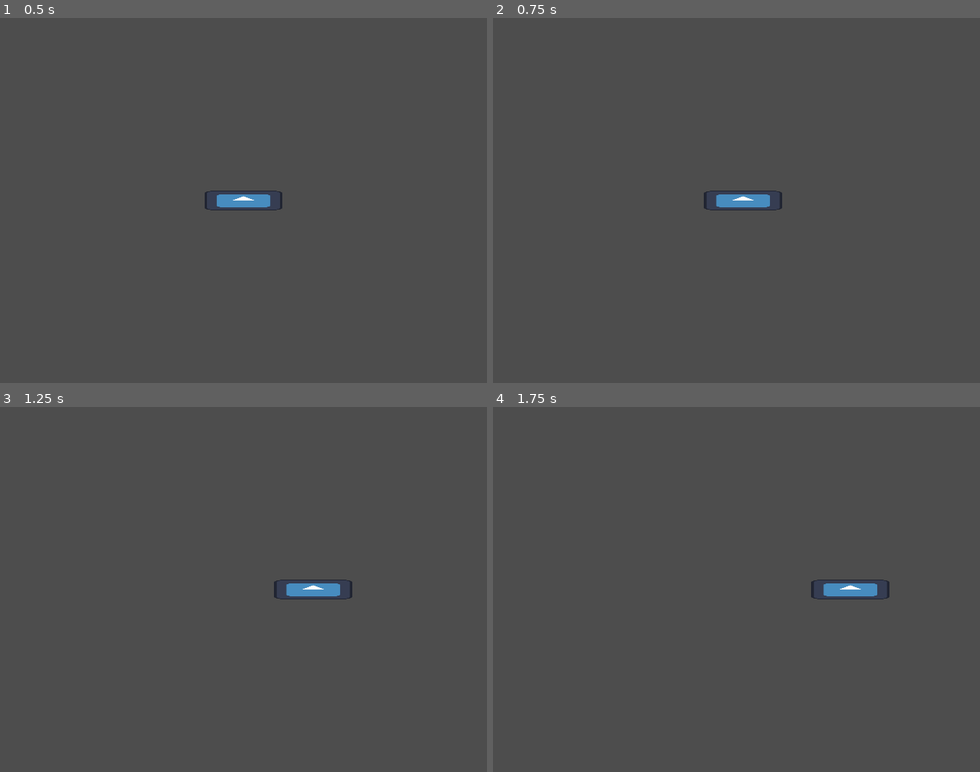
Above: before the commit, frames 1-4 (two rows, left to right).
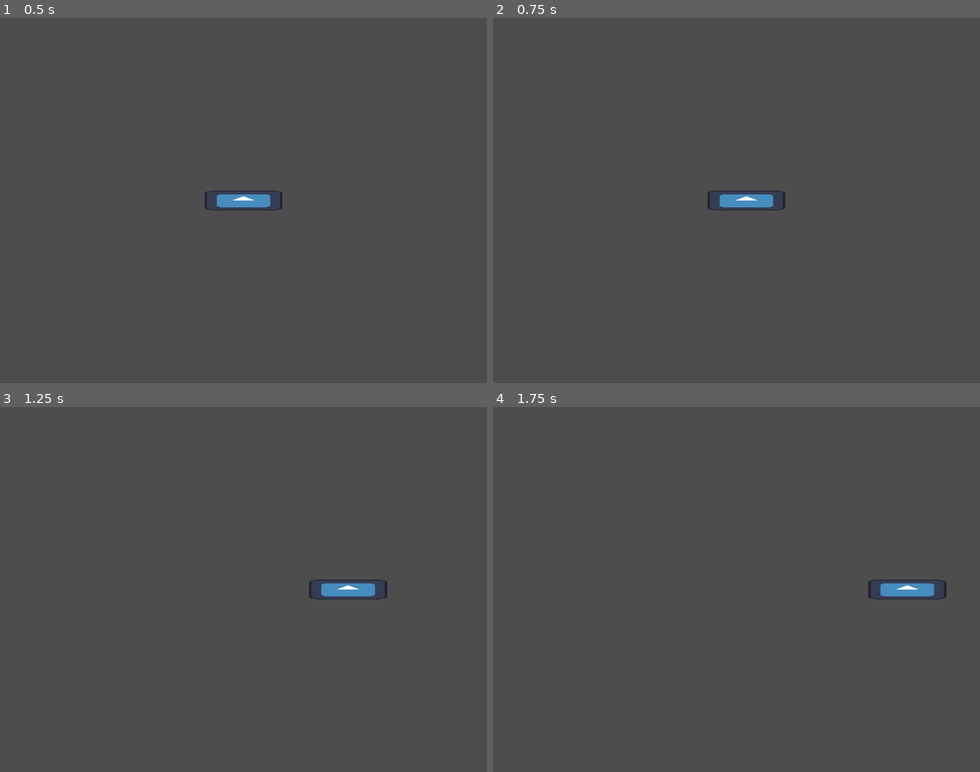
Above: after the commit, the same moments.

Repository: Aperaine/Rigged-Basketball
Game: Godot game, scene res://scenes/game.tscn
Two runs of this game, one before a commit and one after it. Both use one fixed random seed, a clock stepped at 60 frames per second and the inputs below. The engine's default icon, where the game draws it, is replaced by a stand-in: a white triangle on a blue panel in a dark square.
Inputs:
- Up to frame 1 (0.5 s): no input
- Up to frame 2 (0.75 s): tap Enter at 0.5 s; hold Right (moveRight) from 0.53 s (still down)
- Up to frame 3 (1.25 s): keep holding Right (moveRight)
- Up to frame 4 (1.75 s): release Right (moveRight) at 1.28 s; hold Left (moveLeft) from 1.28 s (still down)

Frame 1 is identical in both runs. In frame 2, 0.2% of the frame differs, in the area x 43-60%, y 47-53%; in frame 3, 0.7%; in frame 4, 1.0%, in the area x 65-94%, y 47-53%.

Commit message:
Fixed fps problem

Diff:
--- a/riggedBasketball/project.godot
+++ b/riggedBasketball/project.godot
@@ -13,7 +13,6 @@
 config/name="Rigged Basketball"
 run/main_scene="uid://f02l7av0c05v"
 config/features=PackedStringArray("4.4", "GL Compatibility")
-run/max_fps=60
 config/icon="res://icon.svg"
 
 [display]
--- a/riggedBasketball/scripts/hoop.gd
+++ b/riggedBasketball/scripts/hoop.gd
@@ -1,12 +1,12 @@
 extends CharacterBody2D
 
-@export var moveSpeed:float = 200
-var moveAcceleration:float = 400
+@export var moveSpeed:float = 300
+var moveAcceleration:float = 600
 
 @export var maxPositionX = 588
 @export var minPositionX = 52
 
-func _process(delta: float) -> void:
+func _physics_process(delta: float) -> void:
 	move(delta)
 
 
